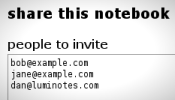
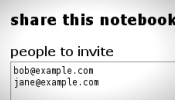
Layer changes from the first w=175, h=100 image to the second:
painted on "Background" over [7, 7, 175, 100]
